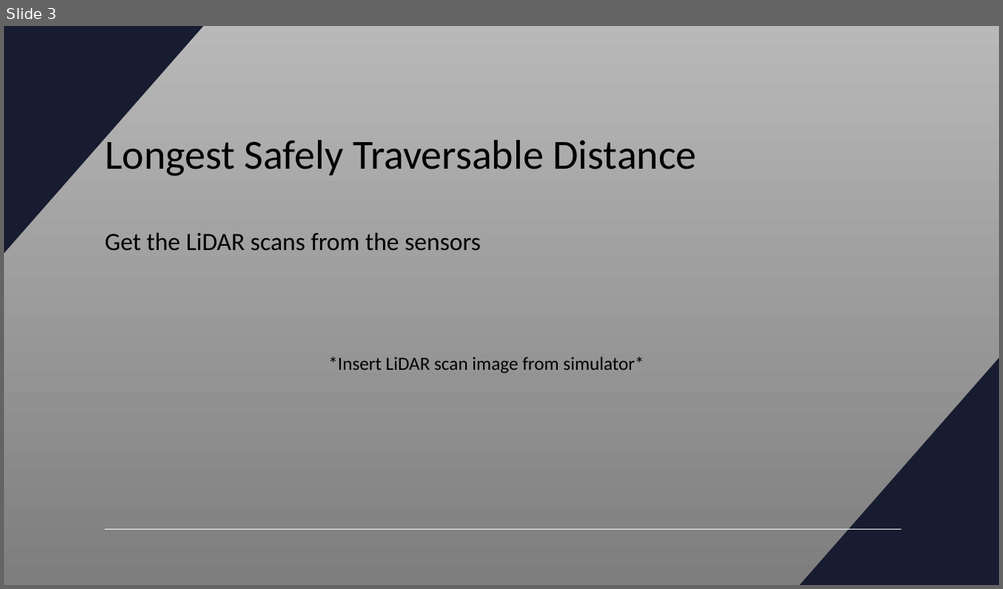
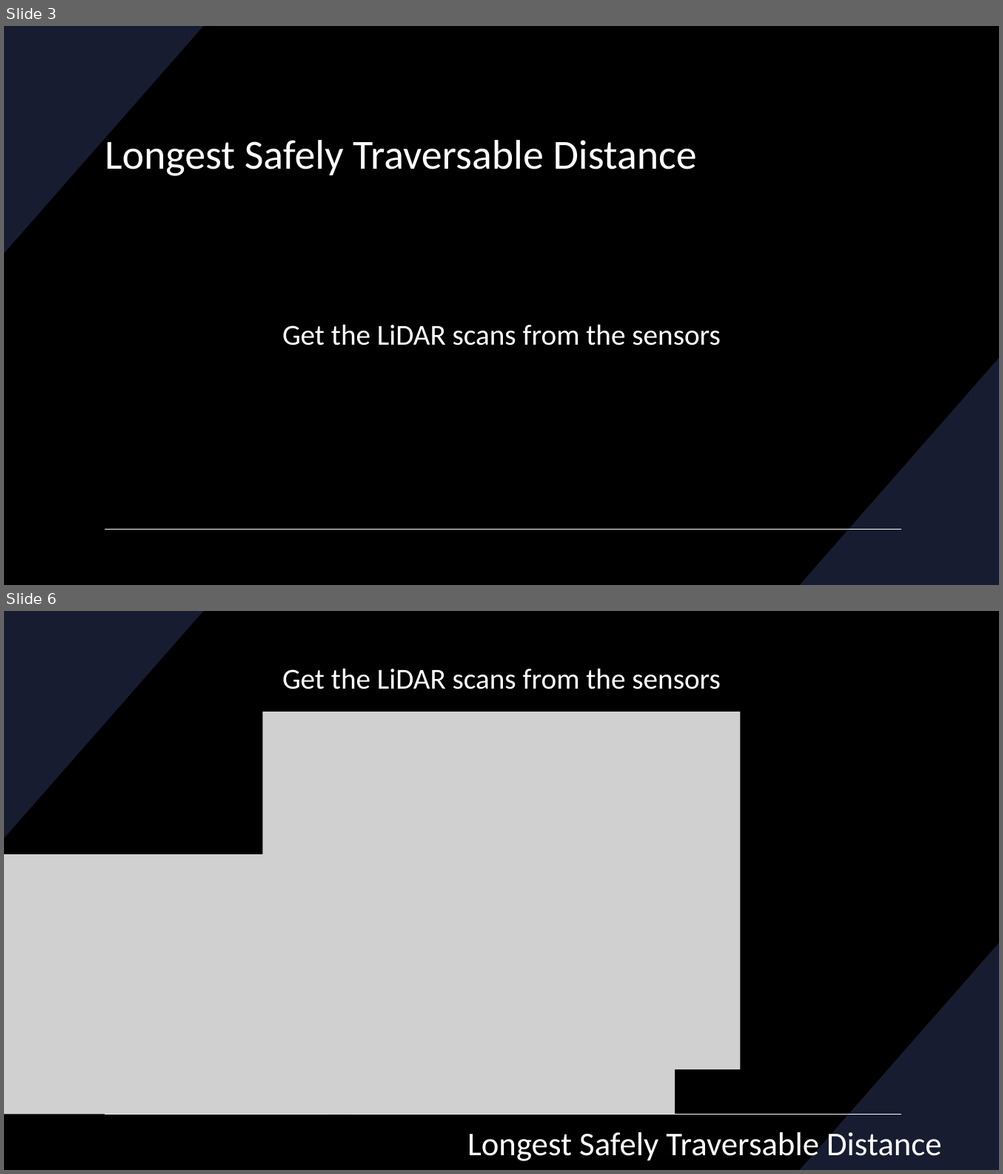
Before and after one commit to RacingAI/Reactive-Methods-Workshop, a slide deck: Disparity_Extender.pptx. Shown one above the other, each under a label of ours: slide 3 before the commit, slides 3 and 6 after it; the slides between them are not shown. The pictures are 1003x589 and 1003x1174 pixels, drawn with LibreOffice and Linux fonts; fonts in the diff are those of the drawing; grey boxes stand for pictures. Boxes give left, top, right and bottom in pixels: in the first picture for what was removed or moved away, otherwise in the second. Text is boxed around its words. In the diff, an @@ line names an element or a change of style, - is before the commit and + after.

```diff
--- a/Disparity_Extender.pptx
+++ b/Disparity_Extender.pptx
@@ slide 6 added at (4, 611, 999, 1170), background #000000; not listed: 3 template elements that a slide beside it also shows @@
@@ text added at (282, 668, 720, 689), 28 pt, text #FFFFFF @@
+Get the LiDAR scans from the sensors
@@ picture added at (263, 712, 740, 1070) @@
@@ picture added at (4, 855, 351, 1115) @@
@@ picture added at (328, 855, 674, 1115) @@
@@ title added at (467, 1128, 942, 1164), 32 pt, text #FFFFFF @@
+Longest Safely Traversable Distance
@@ slide 3 changed as well @@
@@ background gradient #B9B9B9 to #7E7E7E to #000000 @@
@@ title "Longest Safely Traversable Distance" at (105, 134, 697, 176): text colour #000000 to #FFFFFF @@
@@ text "Get the LiDAR scans from ...": place and size @@
-text "Get the LiDAR scans from ..." at (105, 232, 481, 250)
+text "Get the LiDAR scans from ..." at (282, 324, 720, 346)
@@ text "Get the LiDAR scans from ..." at (282, 324, 720, 346): size 24 to 28 pt, text colour #000000 to #FFFFFF; alignment left to centre @@
@@ text removed at (328, 357, 643, 374) @@
-*Insert LiDAR scan image from simulator*
```
Also in this commit, not shown: 7 other slides changed, 22 other slides added, 1 slide removed, 5 other files.
